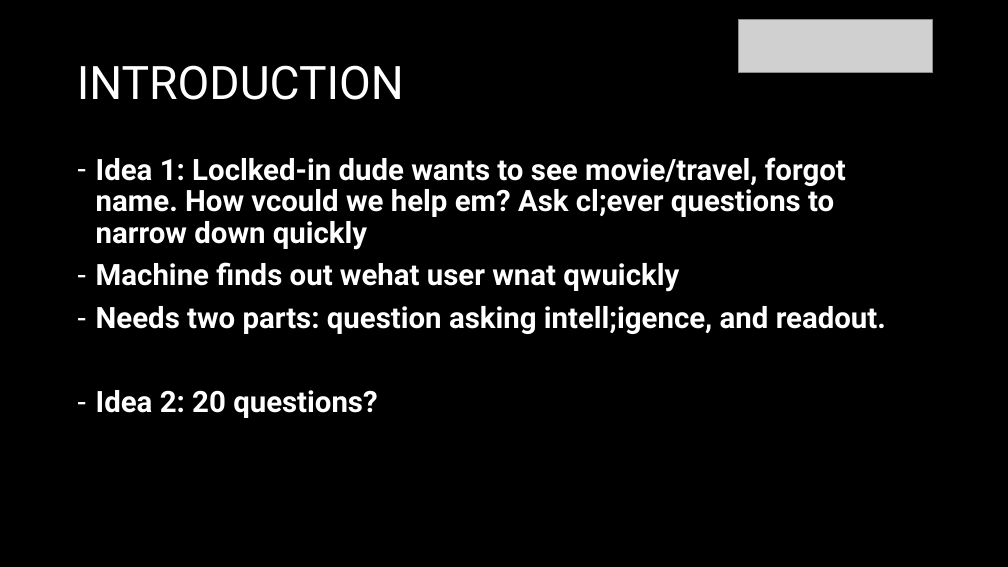
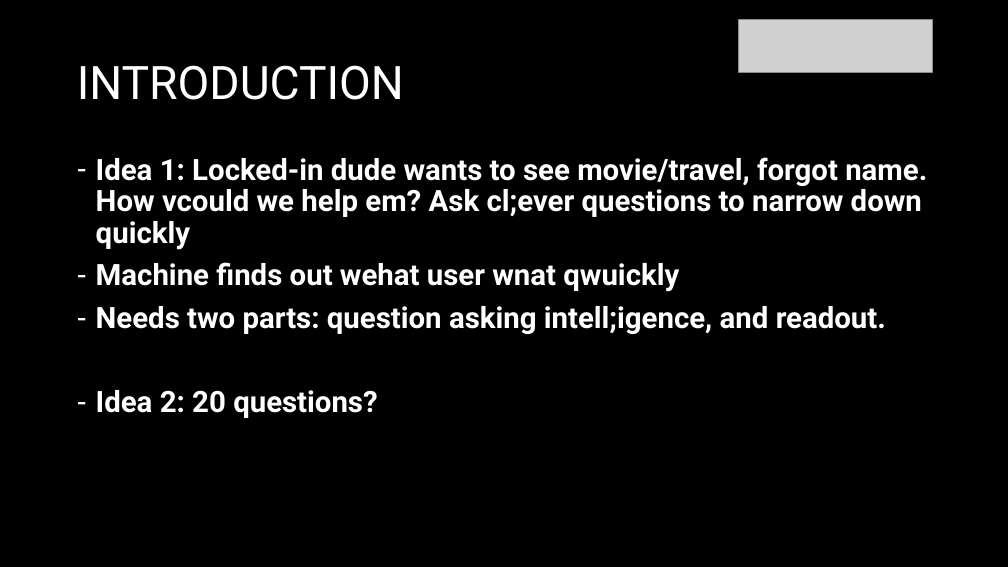
Before and after one commit to michaelgoldendev/unibrowser, a slide deck: slide 3 of presentation/unibrowser-presentation.pptx. Drawn at 1008x567 pixels with LibreOffice and Linux fonts; fonts in the diff are those of the drawing; grey boxes stand for pictures. Boxes give left, top, right and bottom in pixels: in the first picture for what was removed or moved away, otherwise in the second. Text is boxed around its words. In the diff, an @@ line names an element or a change of style, - is before the commit and + after.

Commit message:
PPT Changes

```diff
--- a/presentation/unibrowser-presentation.pptx
+++ b/presentation/unibrowser-presentation.pptx
@@ text at <box>96,157,927,250</box>: text changed @@
-– Idea 1: Loclked-in dude wants to see movie/travel, forgot name. How vcould we help em? Ask cl;ever questions to narrow down quickly
+– Idea 1: Locked-in dude wants to see movie/travel, forgot name. How vcould we help em? Ask cl;ever questions to narrow down quickly
```
Also in this commit, not shown: 3 other slides changed, 2 slides added, 1 other file.
